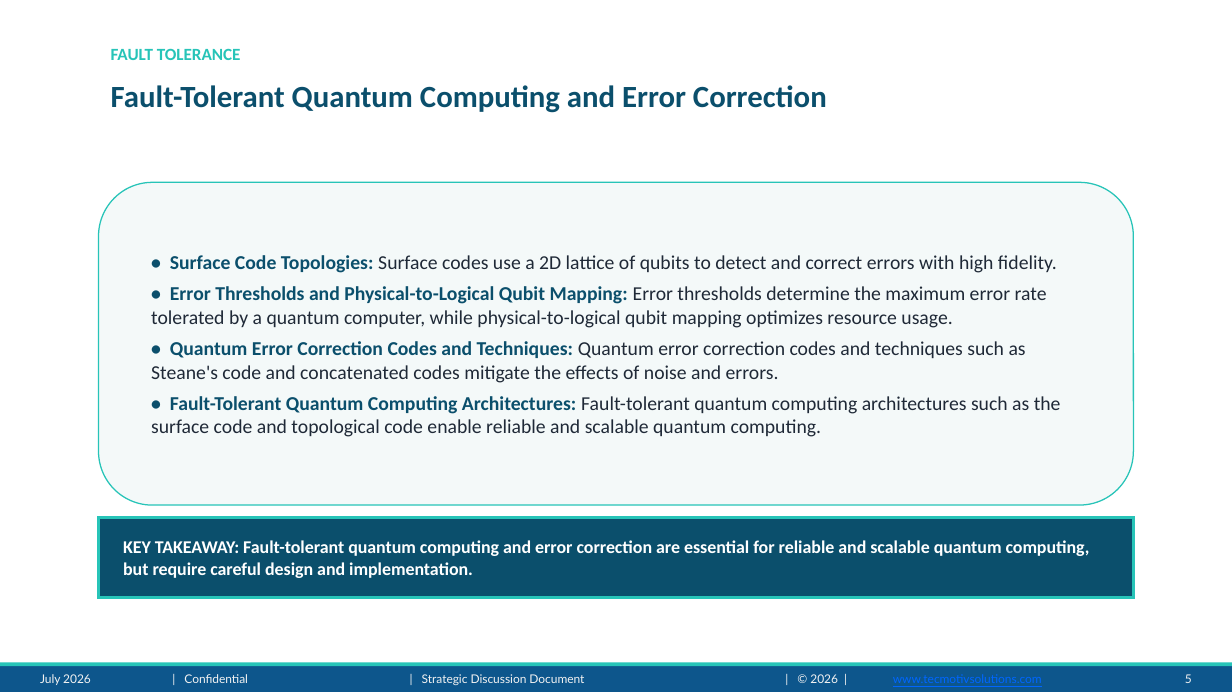
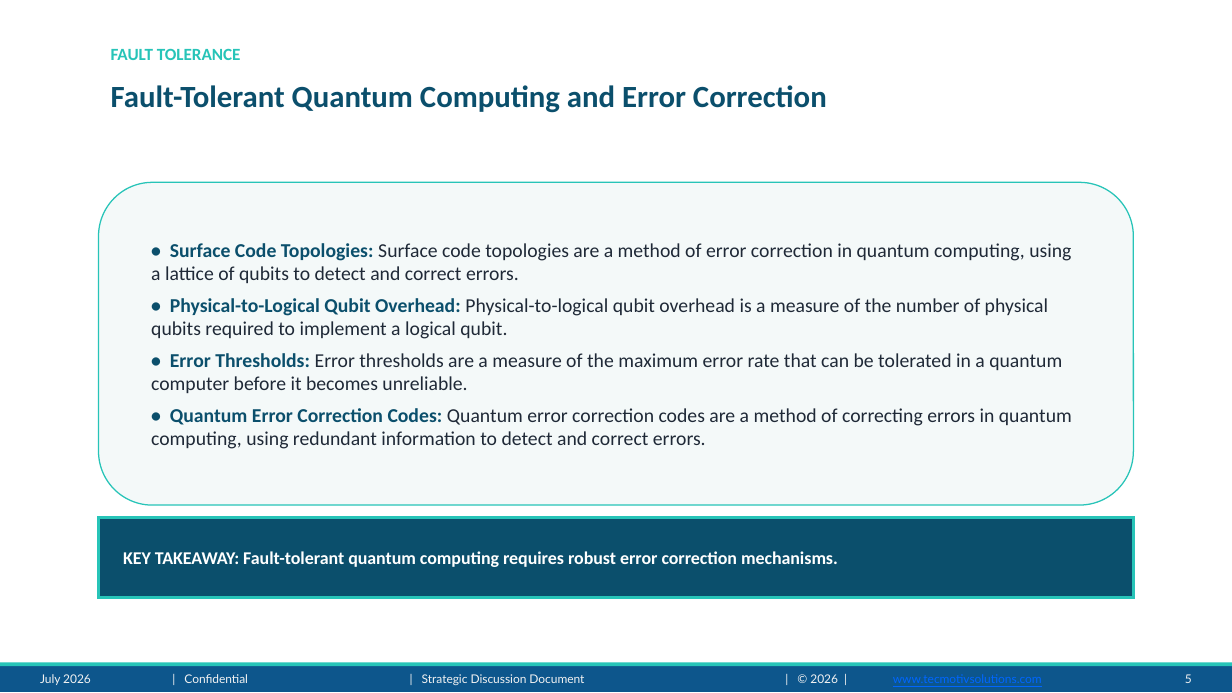
Before and after one commit to adityarana121/Presentation-Maker-agent, a slide deck: slide 5 of output/Quantum_Computing_presentation.pptx. Drawn at 1232x693 pixels with LibreOffice and Linux fonts; fonts in the diff are those of the drawing; background and template pictures are left out. Boxes give left, top, right and bottom in pixels: in the first picture for what was removed or moved away, otherwise in the second. Text is boxed around its words. In the diff, an @@ line names an element or a change of style, - is before the commit and + after.

```diff
--- a/output/Quantum_Computing_presentation.pptx
+++ b/output/Quantum_Computing_presentation.pptx
@@ text in rounded rectangle at box(151, 243, 1072, 449): text changed @@
-• Surface Code Topologies: Surface codes use a 2D lattice of qubits to detect and correct errors with high fidelity.
-• Error Thresholds and Physical-to-Logical Qubit Mapping: Error thresholds determine the maximum error rate tolerated by a quantum computer, while physical-to-logical qubit mapping optimizes resource usage.
-• Quantum Error Correction Codes and Techniques: Quantum error correction codes and techniques such as Steane's code and concatenated codes mitigate the effects of noise and errors.
-• Fault-Tolerant Quantum Computing Architectures: Fault-tolerant quantum computing architectures such as the surface code and topological code enable reliable and scalable quantum computing.
+• Surface Code Topologies: Surface code topologies are a method of error correction in quantum computing, using a lattice of qubits to detect and correct errors.
+• Physical-to-Logical Qubit Overhead: Physical-to-logical qubit overhead is a measure of the number of physical qubits required to implement a logical qubit.
+• Error Thresholds: Error thresholds are a measure of the maximum error rate that can be tolerated in a quantum computer before it becomes unreliable.
+• Quantum Error Correction Codes: Quantum error correction codes are a method of correcting errors in quantum computing, using redundant information to detect and correct errors.
@@ text in rectangle at box(123, 551, 838, 567): text changed @@
-KEY TAKEAWAY: Fault-tolerant quantum computing and error correction are essential for reliable and scalable quantum computing, but require careful design and implementation.
+KEY TAKEAWAY: Fault-tolerant quantum computing requires robust error correction mechanisms.
```
Also in this commit, not shown: 7 other slides changed, 2 other files.
